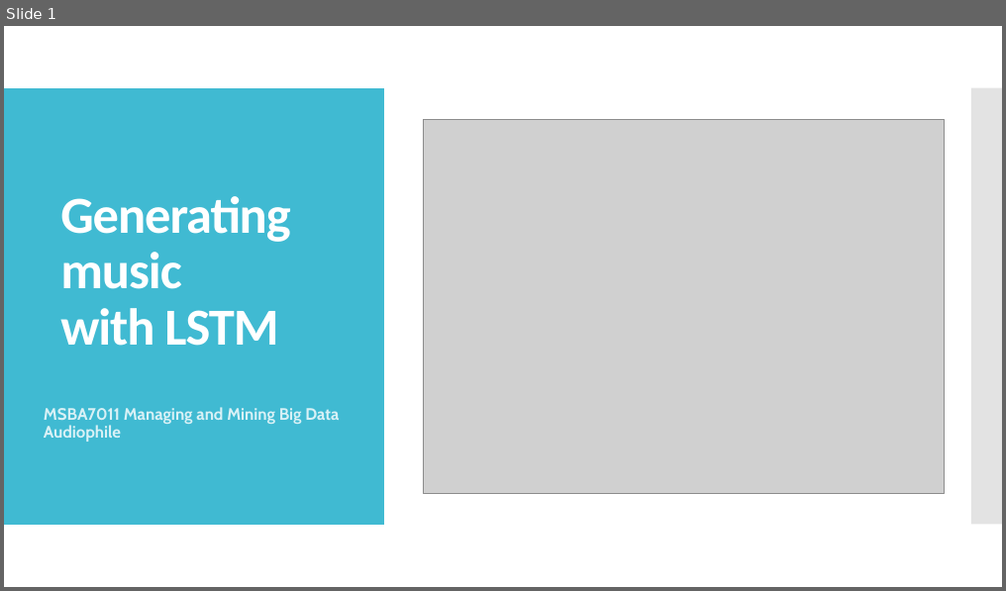
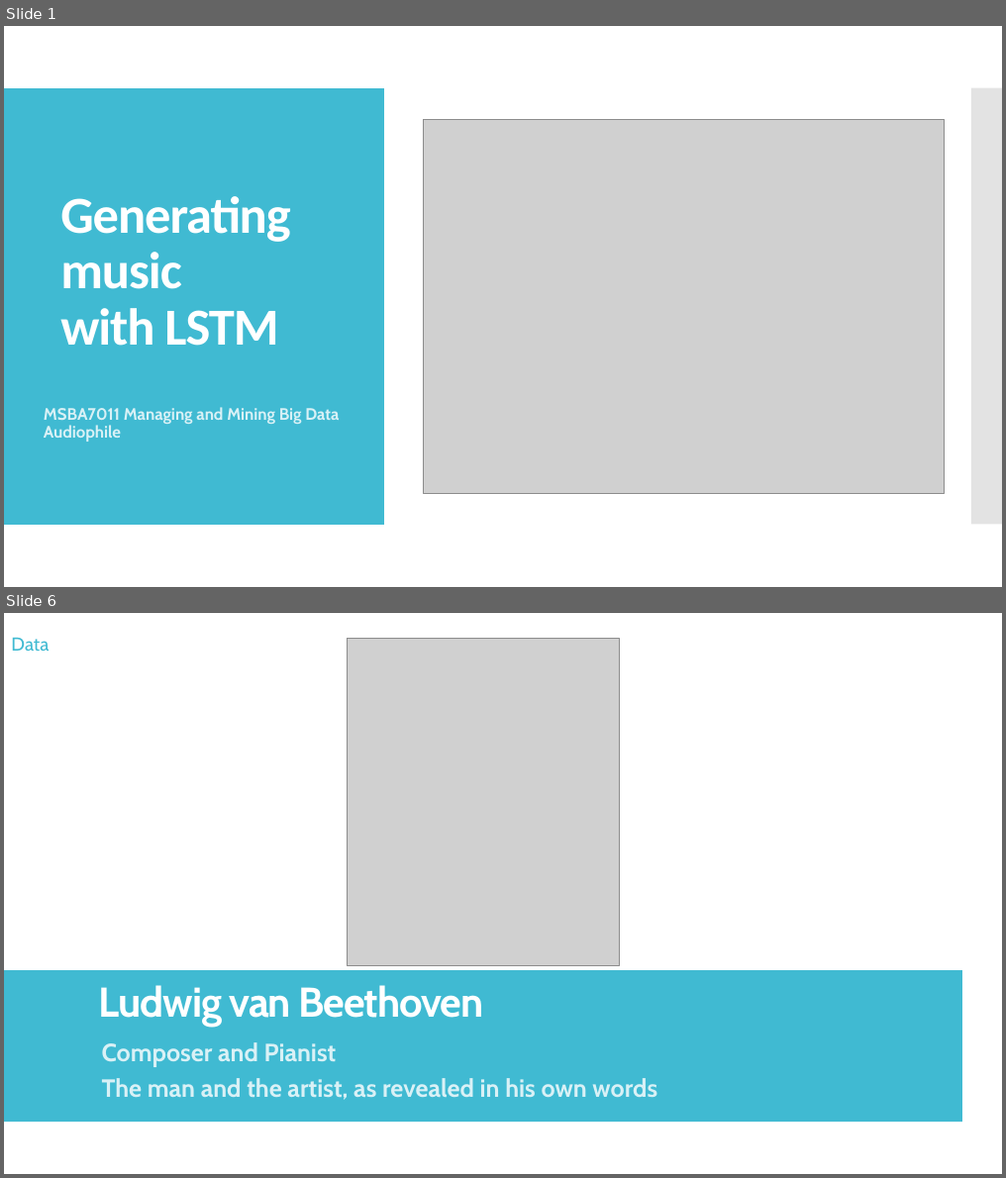
Before and after one commit to mawuliadjei/neuralnetmusicprediction, a slide deck: Generating music with LSTM.pptx. Shown one above the other, each under a label of ours: slide 1 before the commit, slides 1 and 6 after it; the slides between them are not shown. The pictures are 1006x591 and 1006x1178 pixels, drawn with LibreOffice and Linux fonts; fonts in the diff are those of the drawing; grey boxes stand for pictures. Boxes give left, top, right and bottom in pixels: in the first picture for what was removed or moved away, otherwise in the second. Text is boxed around its words. In the diff, an @@ line names an element or a change of style, - is before the commit and + after.

```diff
--- a/Generating music with LSTM.pptx
+++ b/Generating music with LSTM.pptx
@@ slide 6 added at box(4, 613, 1002, 1174), background #FFFFFF; not listed: 2 template elements that a slide beside it also shows @@
@@ rectangle added at box(4, 613, 1002, 1174), fill #FFFFFF @@
@@ text added at box(11, 637, 49, 651), 18 pt, text #40BAD2 @@
+Data
@@ picture added at box(347, 639, 620, 966) @@
@@ rectangle added at box(4, 970, 962, 1123), fill #40BAD2 @@
@@ text added at box(99, 985, 483, 1027), 40 pt, text #FFFFFF, bold @@
+Ludwig van Beethoven
@@ subtitle added at box(102, 1043, 657, 1100), 24 pt, text #D9F1F6, bold @@
+Composer and Pianist
+The man and the artist, as revealed in his own words
```
Also in this commit, not shown: 5 slides changed, 20 other slides added, 8 slides removed.
